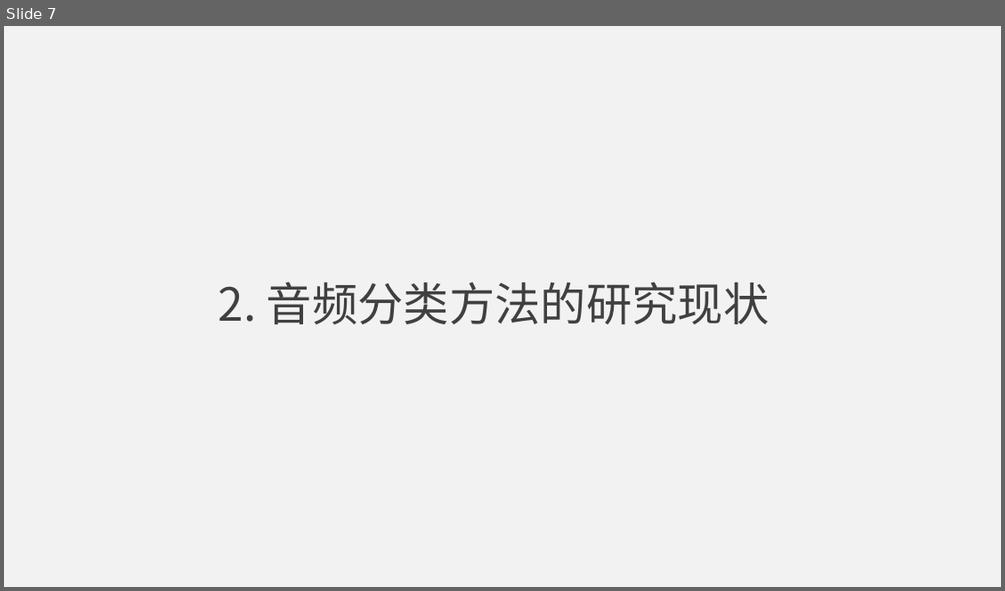
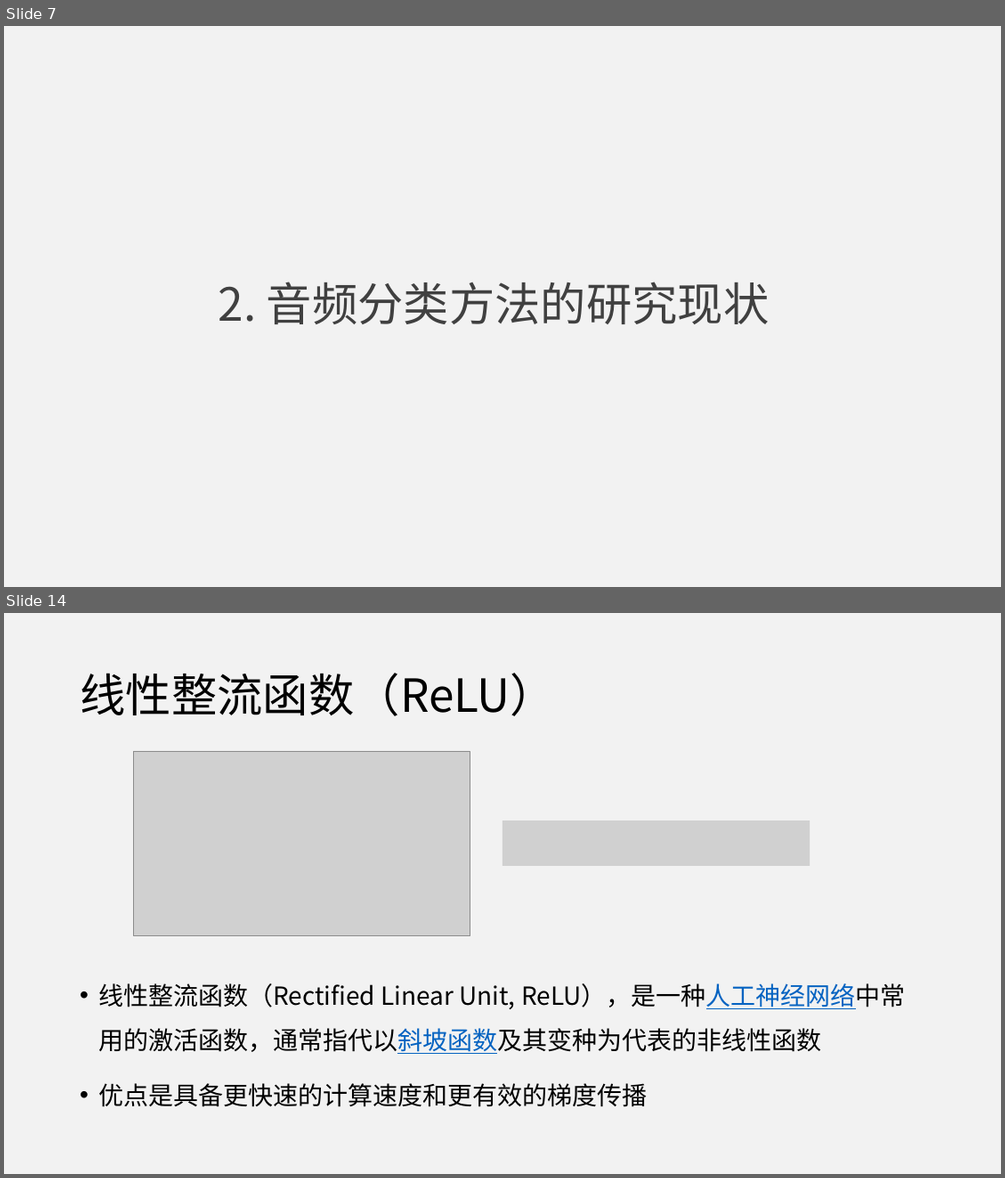
Before and after one commit to jumper3/paper, a slide deck: 开题报告/答辩.pptx. Shown one above the other, each under a label of ours: slide 7 before the commit, slides 7 and 14 after it; the slides between them are not shown. The pictures are 1005x591 and 1005x1178 pixels, drawn with LibreOffice and Linux fonts; fonts in the diff are those of the drawing; grey boxes stand for pictures. Boxes give left, top, right and bottom in pixels: in the first picture for what was removed or moved away, otherwise in the second. Text is boxed around its words. In the diff, an @@ line names an element or a change of style, - is before the commit and + after.

```diff
--- a/开题报告/答辩.pptx
+++ b/开题报告/答辩.pptx
@@ slide 14 added at <box>4,613,1001,1174</box>, background #F2F2F2 @@
@@ title added at <box>80,673,556,716</box>, 44 pt, text #000000 @@
+线性整流函数（ReLU）
@@ picture added at <box>133,751,469,935</box> @@
@@ picture added at <box>502,820,810,866</box> @@
@@ text added at <box>98,983,905,1107</box>, 24 pt, text #000000 @@
+• 线性整流函数（Rectified Linear Unit, ReLU），是一种人工神经网络中常用的激活函数，通常指代以斜坡函数及其变种为代表的非线性函数
+• 优点是具备更快速的计算速度和更有效的梯度传播
```
Also in this commit, not shown: 3 slides changed, 15 other slides added, 1 slide removed, 2 other files.
